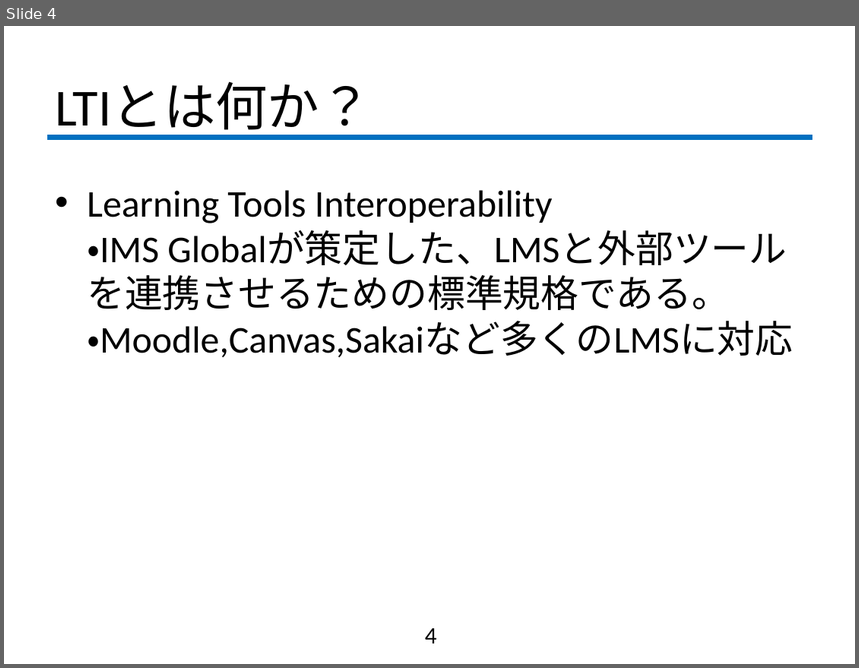
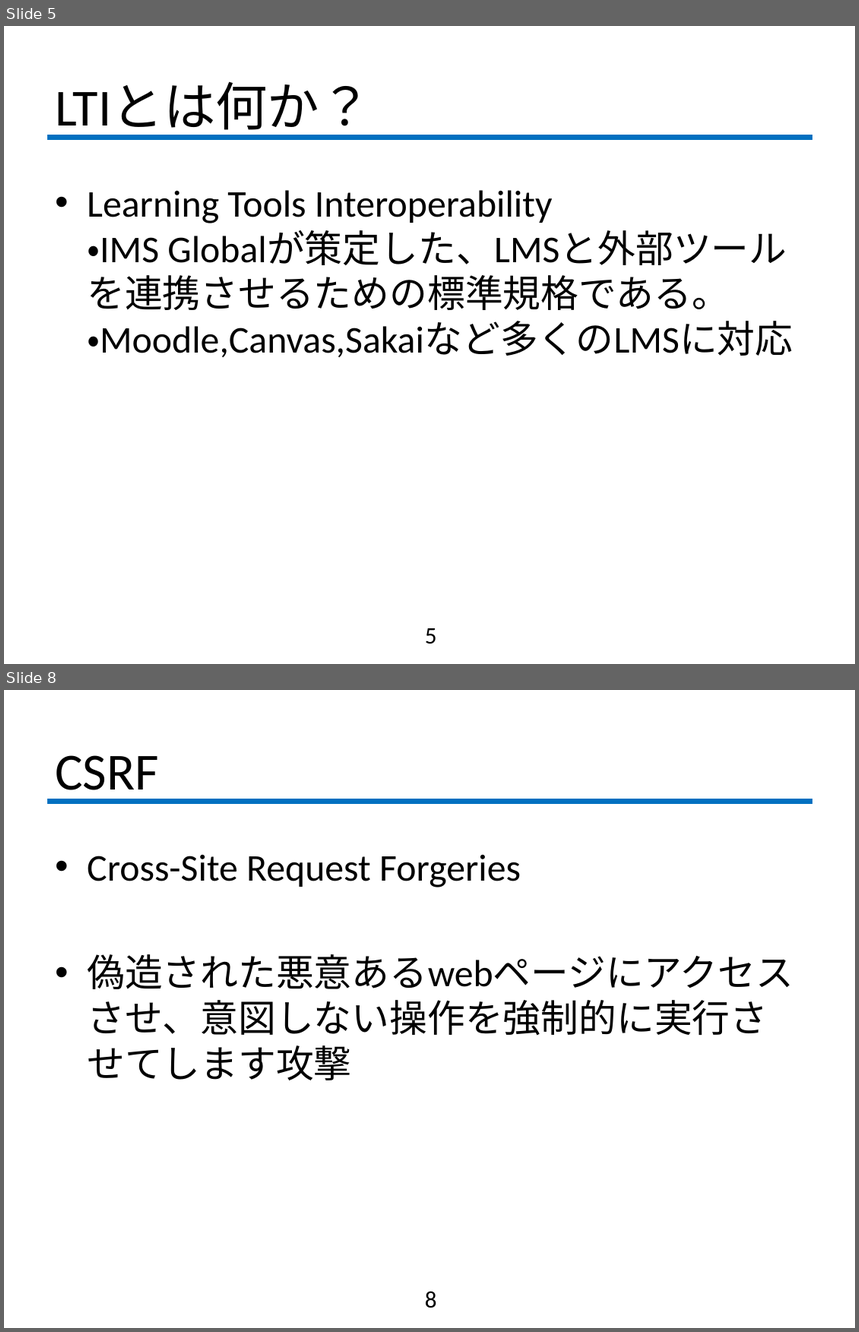
Before and after one commit to fujiLabo/fuji_simu, a slide deck: 中間発表.pptx. Shown one above the other, each under a label of ours: slide 4 before the commit, slides 5 and 8 after it; the slides between them are not shown. The pictures are 859x668 and 859x1332 pixels, drawn with LibreOffice and Linux fonts; fonts in the diff are those of the drawing; background and template pictures are left out. Boxes give left, top, right and bottom in pixels: in the first picture for what was removed or moved away, otherwise in the second. Text is boxed around its words. In the diff, an @@ line names an element or a change of style, - is before the commit and + after.

```diff
--- a/中間発表.pptx
+++ b/中間発表.pptx
@@ slide 8 added at [4,690,855,1328], background #FFFFFF; not listed: 1 template element that a slide beside it also shows @@
@@ title added at [55,755,158,802], 44 pt, text #000000 @@
+CSRF
@@ text added at [87,854,794,1081], 32 pt, text #000000 @@
+• Cross-Site Request Forgeries
+• 偽造された悪意あるwebページにアクセスさせ、意図しない操作を強制的に実行させてします攻撃
@@ page number added at [425,1291,437,1309], 20 pt, text #000000 @@
+8
@@ what was slide 4 is now slide 5 @@
@@ page number at [425,629,437,645]: text changed @@
-4
+5
```
Also in this commit, not shown: 1 slide changed, 5 other slides added.
